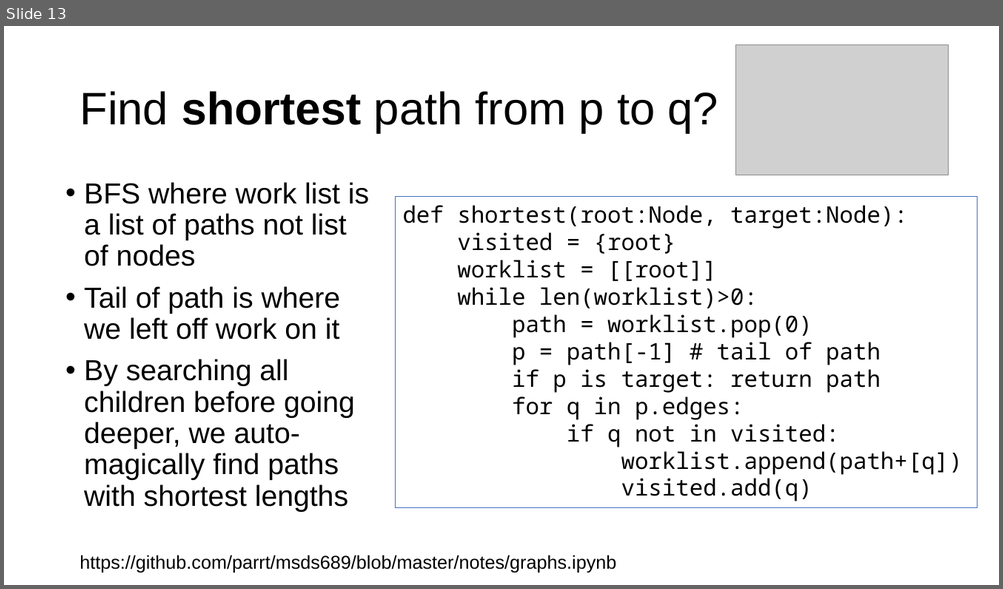
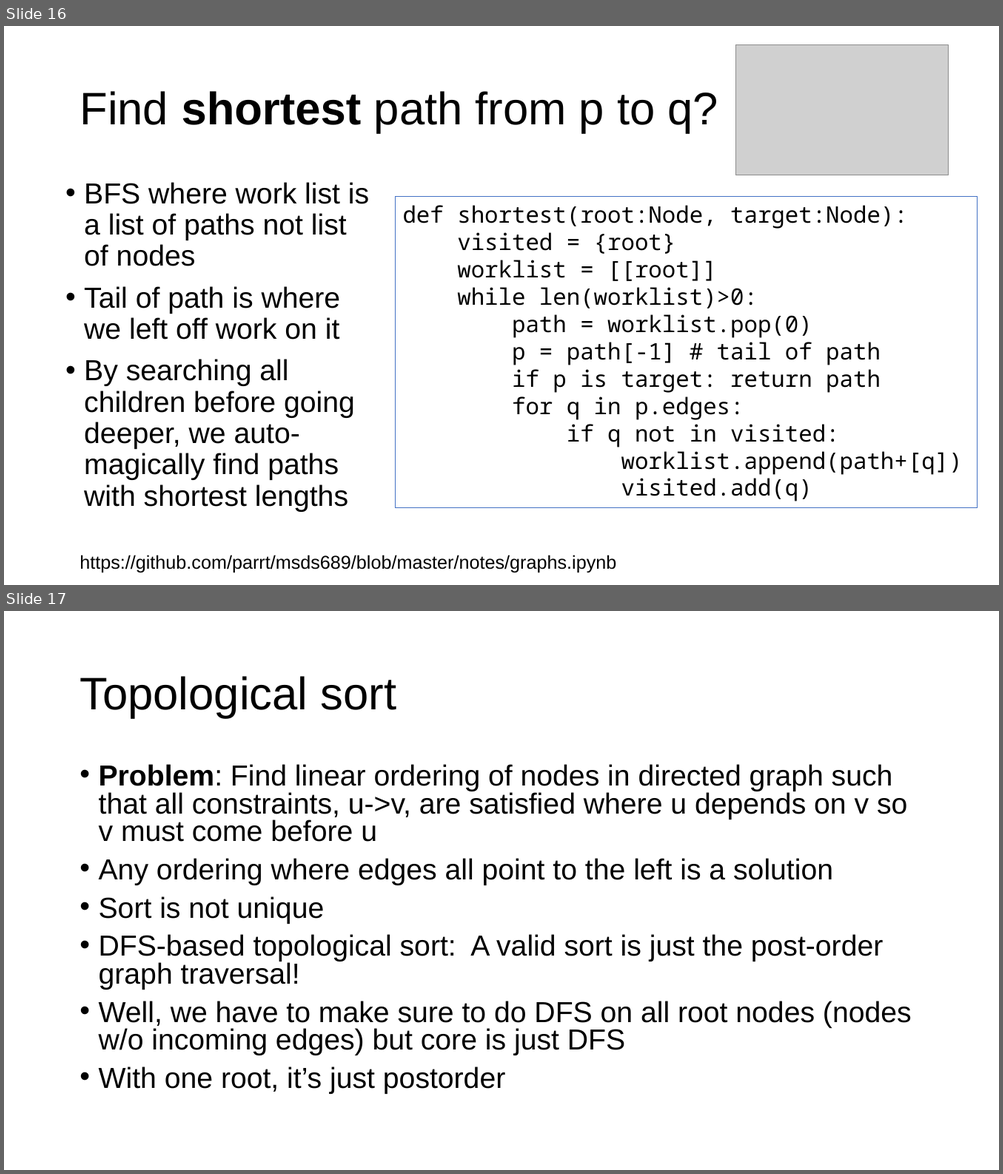
Before and after one commit to parrt/msds689, a slide deck: notes/graphs.pptx. Shown one above the other, each under a label of ours: slide 13 before the commit, slides 16 and 17 after it. The pictures are 1003x589 and 1003x1174 pixels, drawn with LibreOffice and Linux fonts; fonts in the diff are those of the drawing; grey boxes stand for pictures; background and template pictures are left out. Boxes give left, top, right and bottom in pixels: in the first picture for what was removed or moved away, otherwise in the second. Text is boxed around its words. In the diff, an @@ line names an element or a change of style, - is before the commit and + after.

```diff
--- a/notes/graphs.pptx
+++ b/notes/graphs.pptx
@@ slide 17 added at <box>4,611,999,1170</box>, background #FFFFFF @@
@@ title added at <box>79,676,397,718</box>, 44 pt, text #000000 @@
+Topological sort
@@ text added at <box>99,764,911,1094</box>, 28 pt, text #000000 @@
+• Problem: Find linear ordering of nodes in directed graph such that all constraints, u->v, are satisfied where u depends on v so v must come before u
+• Any ordering where edges all point to the left is a solution
+• Sort is not unique
+• DFS-based topological sort: A valid sort is just the post-order graph traversal!
+• Well, we have to make sure to do DFS on all root nodes (nodes w/o incoming edges) but core is just DFS
+• With one root, it’s just postorder
@@ what was slide 13 is now slide 16 @@
```
Also in this commit, not shown: 4 slides changed, 8 other slides added, 2 other files.
